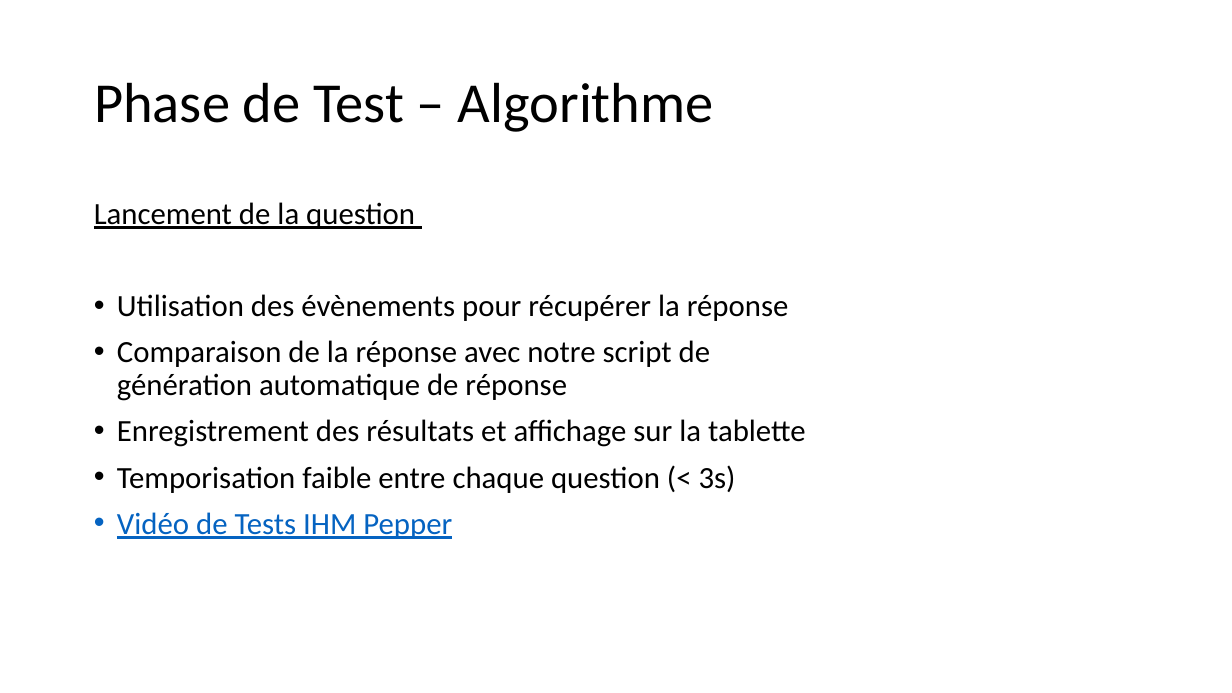
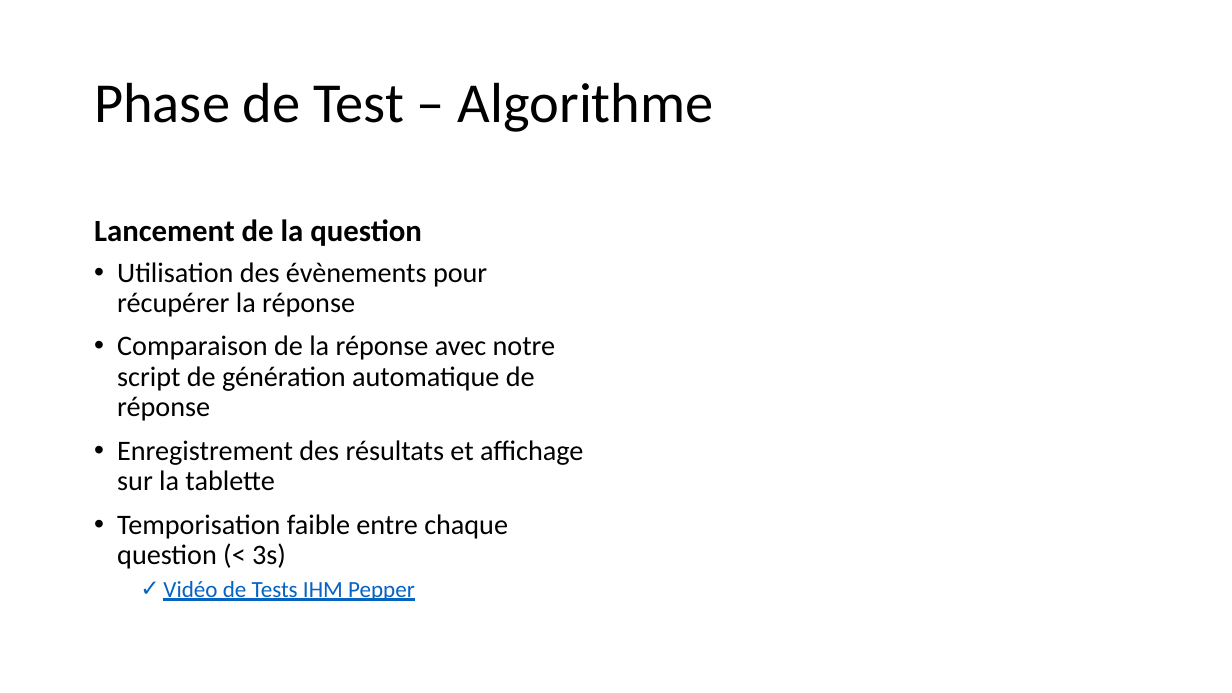
Before and after one commit to PorteAntoine/IHM_PEPPER_CPE2017, a slide deck: slide 16 of Rapport/Diapo_ihm_pepper.pptx. Drawn at 1232x693 pixels with LibreOffice and Linux fonts; fonts in the diff are those of the drawing; background and template pictures are left out. Boxes give left, top, right and bottom in pixels: in the first picture for what was removed or moved away, otherwise in the second. Text is boxed around its words. In the diff, an @@ line names an element or a change of style, - is before the commit and + after.

```diff
--- a/Rapport/Diapo_ihm_pepper.pptx
+++ b/Rapport/Diapo_ihm_pepper.pptx
@@ text at box(94, 202, 415, 229): paragraph removed @@
-Lancement de la question
@@ text added at box(94, 219, 422, 246), 24 pt, text #000000, bold @@
+Lancement de la question
@@ text "Utilisation des évènements pour récupérer ...": place and size @@
-text "Utilisation des évènements pour récupérer ..." at box(94, 202, 806, 539)
+text "Utilisation des évènements pour récupérer ..." at box(117, 262, 583, 601)
@@ text "Utilisation des évènements pour récupérer ..." at box(117, 262, 583, 601): size 24 to 22 pt; size 24 to 18 pt in "Vidéo de Tests IHM Pepper"; bullet • to ✓; list level 1 to 2 in "Vidéo de Tests IHM Pepper" @@
```
Also in this commit, not shown: 9 other slides changed, 3 slides added, 1 slide removed.
